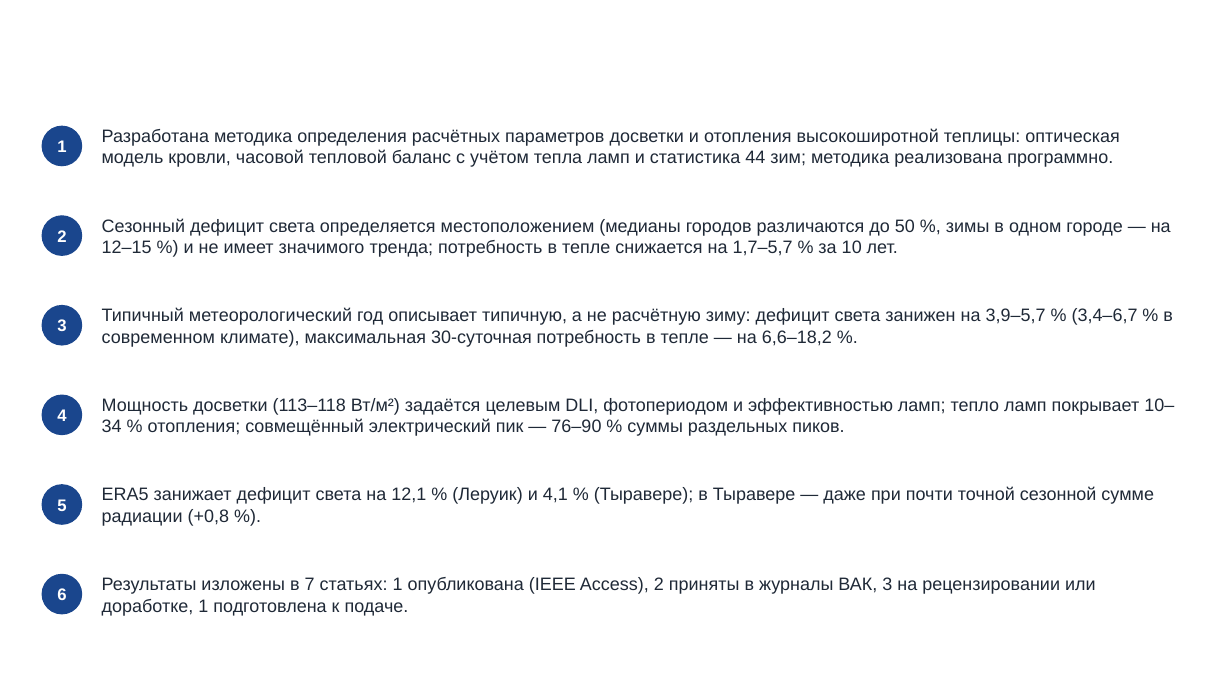
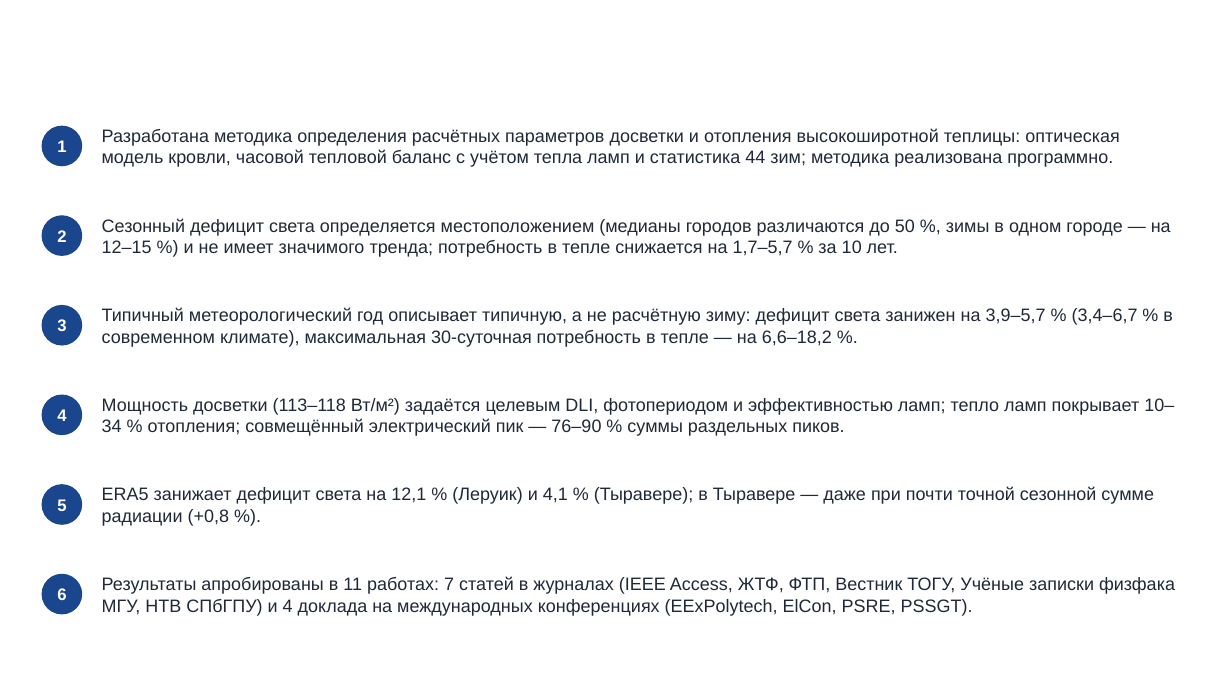
Before and after one commit to dyuanbiao/-, a slide deck: slide 14 of vik/Презентация проекта - Дэн Ю..pptx. Drawn at 1232x693 pixels with LibreOffice and Linux fonts; fonts in the diff are those of the drawing; background and template pictures are left out. Boxes give left, top, right and bottom in pixels: in the first picture for what was removed or moved away, otherwise in the second. Text is boxed around its words. In the diff, an @@ line names an element or a change of style, - is before the commit and + after.

```diff
--- a/vik/Презентация проекта - Дэн Ю..pptx
+++ b/vik/Презентация проекта - Дэн Ю..pptx
@@ text at (x1=102, y1=576, x2=1175, y2=616): text changed @@
-Результаты изложены в 7 статьях: 1 опубликована (IEEE Access), 2 приняты в журналы ВАК, 3 на рецензировании или доработке, 1 подготовлена к подаче.
+Результаты апробированы в 11 работах: 7 статей в журналах (IEEE Access, ЖТФ, ФТП, Вестник ТОГУ, Учёные записки физфака МГУ, НТВ СПбГПУ) и 4 доклада на международных конференциях (EExPolytech, ElCon, PSRE, PSSGT).
```
Also in this commit, not shown: 2 other slides changed, 3 other files.
